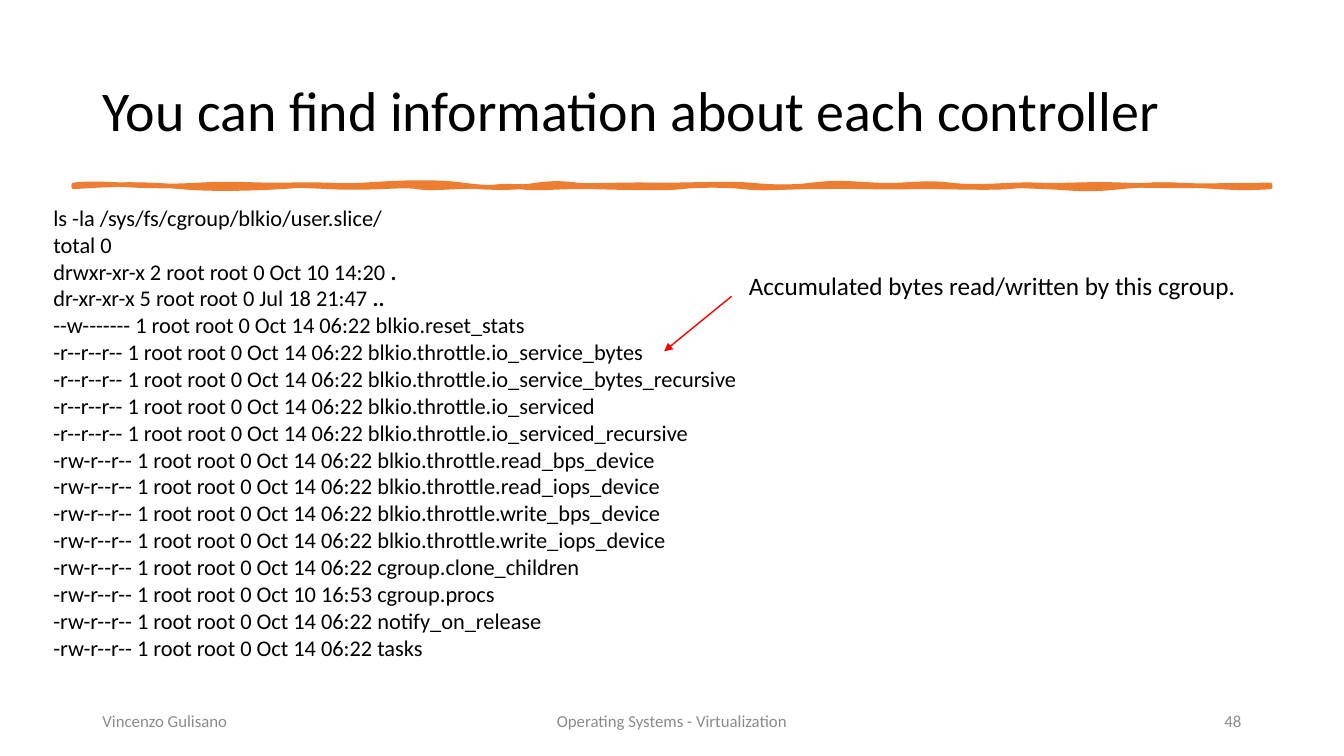
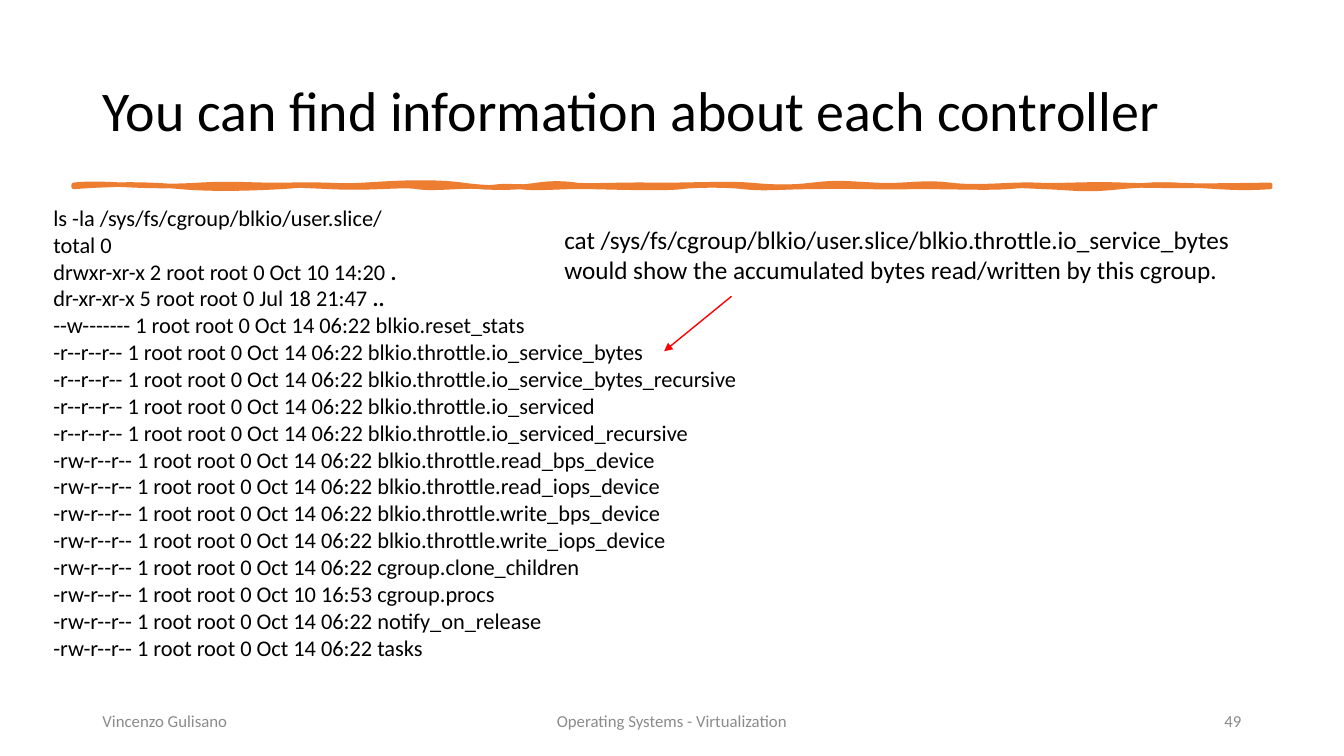
Before and after one commit to vincenzo-gulisano/os_material, a slide deck: slide 49 of slides/virtualization.pptx (slide 48 before the commit). Drawn at 1344x756 pixels with LibreOffice and Linux fonts; fonts in the diff are those of the drawing. Boxes give left, top, right and bottom in pixels: in the first picture for what was removed or moved away, otherwise in the second. Text is boxed around its words. In the diff, an @@ line names an element or a change of style, - is before the commit and + after.

```diff
--- a/slides/virtualization.pptx
+++ b/slides/virtualization.pptx
@@ text added at [564,231,1229,284], 18 pt, text #000000 @@
+cat /sys/fs/cgroup/blkio/user.slice/blkio.throttle.io_service_bytes would show the accumulated bytes read/written by this cgroup.
@@ table at [739,267,1301,308] @@
-row 1, column 1: Accumulated bytes read/written by this cgroup.
+row 1, column 1: 
@@ page number at [1224,716,1241,727]: text changed @@
-48
+49
```
Also in this commit, not shown: 8 other slides changed, 1 slide added, 1 other file.
